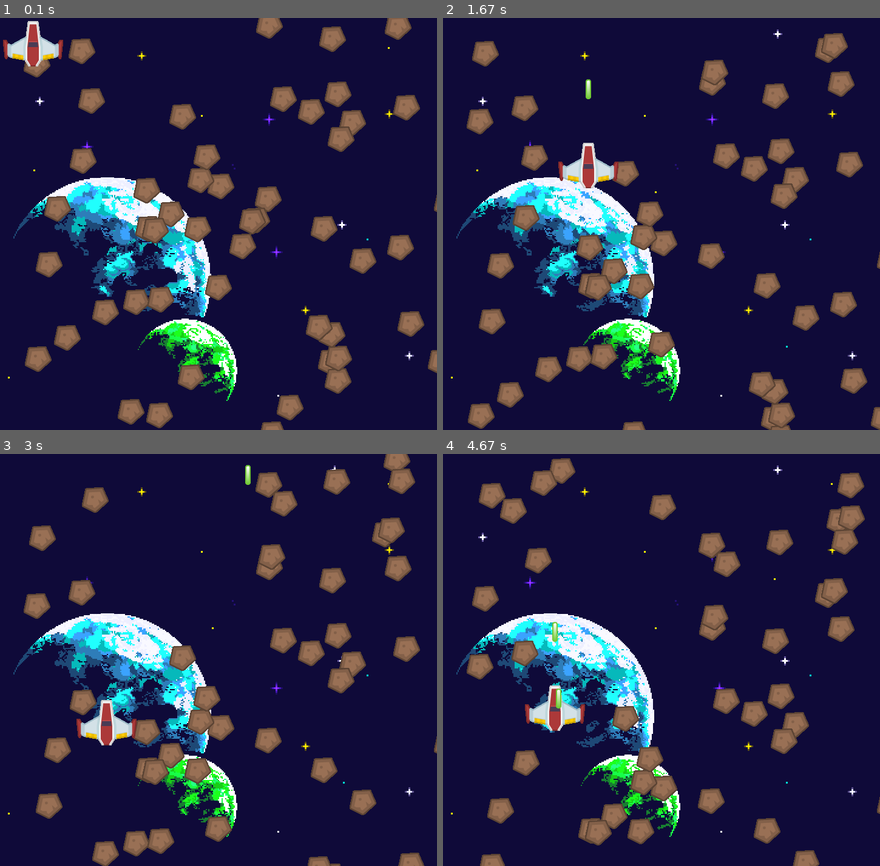
Above: before the commit, frames 1-4 (two rows, left to right).
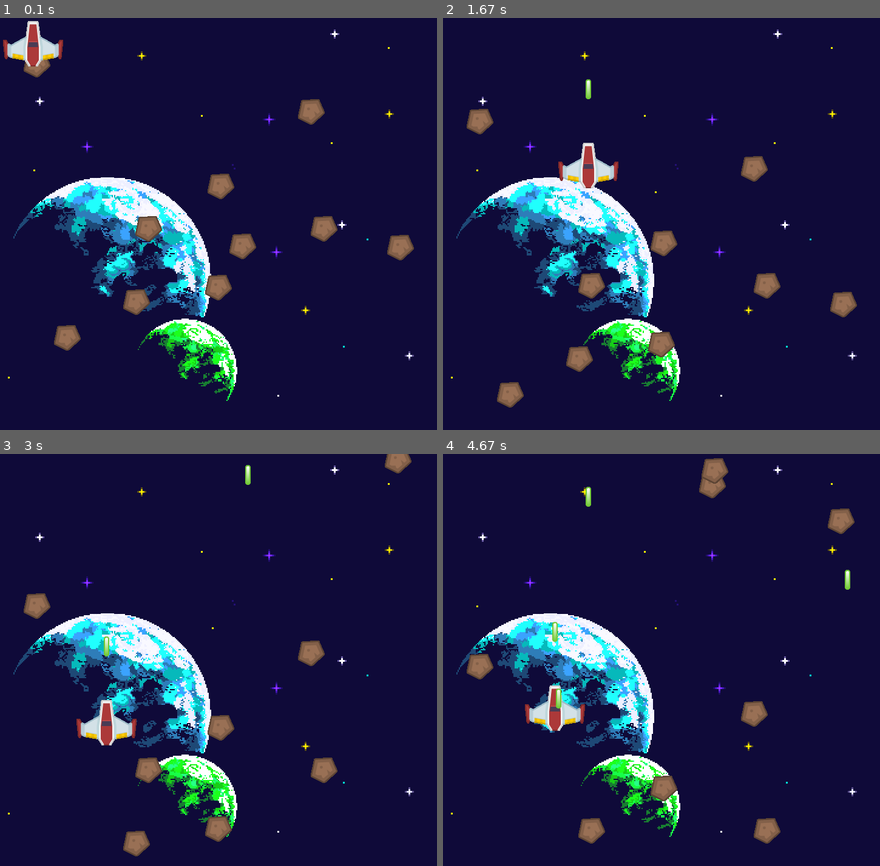
Above: after the commit, the same moments.

Repository: lingwey/juego-de-destruir-meteoros-en-pygame
Game: pygame game, started from destruir meteoritos.py
Two runs of this game, one before a commit and one after it. Both use one fixed random seed, a clock stepped at 60 frames per second and the inputs below.
Inputs (mouse positions are in pixels of both pictures, inside the frame that each line leads up to):
- Up to frame 1 (0.1 s): no input
- Up to frame 2 (1.67 s): click (665, 252) at 0.38 s; tap Enter at 0.67 s; click (547, 71) at 1.05 s; click (556, 141) at 1.38 s
- Up to frame 3 (3 s): click (218, 709) at 1.72 s; click (157, 573) at 2.05 s; click (371, 767) at 2.38 s; click (78, 701) at 2.72 s
- Up to frame 4 (4.67 s): click (534, 581) at 3.05 s; click (556, 734) at 3.38 s; click (818, 754) at 3.72 s; click (530, 812) at 4.05 s; click (526, 684) at 4.38 s

The runs differ from the first frame. In frame 1, 9.8% of the frame differs, in the area x 5-100%, y 0-100%; in frame 2, 9.0%; in frame 3, 8.8%; in frame 4, 9.6%.

Commit message:
intento de reinicio y siguiente nivel

Diff:
--- a/destruir meteoritos.py
+++ b/destruir meteoritos.py
@@ -46,10 +46,11 @@
 #crea la clase juego
 class juego (object):
     def __init__ (self, sonidoLaser, imagenDeFondo):
+        self.gameOver = False
         self.puntaje = 0
         self.meteoroLista = pygame.sprite.Group()
         self.totalListaImagenes = pygame.sprite.Group()
-        self.cantidadMeteoros = 50
+        self.cantidadMeteoros = 10
         self.lasersLista = pygame.sprite.Group()
 
 
@@ -65,6 +66,12 @@
         self.fondo = pygame.image.load(imagenDeFondo).convert()
         self.sonido = sonidoLaser
 
+    def reset(self):
+        self.meteoroLista.empty()
+        self.totalListaImagenes.empty()
+        self.lasersLista.empty()
+        self.gameOver = False
+
     def process_events (self):
         for event in pygame.event.get():
             if event.type == pygame.QUIT:
@@ -78,20 +85,31 @@
                 self.totalListaImagenes.add(disparo)
                 self.lasersLista.add(disparo)
                 self.sonido.play()
+            if event.type == pygame.KEYDOWN:
+                if event.key == pygame.K_RETURN:
+                    if self.gameOver:
+                        self.reset()
+                        print("siguiente nivel")
+
         return False
 
     def run_logic (self):
-        self.totalListaImagenes.update()
-        for disparo in self.lasersLista:
-            meteoroHitLista = pygame.sprite.spritecollide(disparo, self.meteoroLista, True)
-            for meteoro in meteoroHitLista:
-                self.totalListaImagenes.remove(disparo)
-                self.lasersLista.remove(disparo)
-                self.puntaje += 1
-                print (self.puntaje)
-            if disparo.rect.y < -10 :
-                self.totalListaImagenes.remove(disparo)
-                self.lasersLista.remove(disparo)
+        if not self.gameOver:
+            self.totalListaImagenes.update()
+            for disparo in self.lasersLista:
+                meteoroHitLista = pygame.sprite.spritecollide(disparo, self.meteoroLista, True)
+                for meteoro in meteoroHitLista:
+                    self.totalListaImagenes.remove(disparo)
+                    self.lasersLista.remove(disparo)
+                    self.puntaje += 1
+                    print (self.puntaje)
+                if disparo.rect.y < -10 :
+                    self.totalListaImagenes.remove(disparo)
+                    self.lasersLista.remove(disparo)
+                if len(self.meteoroLista) == 0:
+                    self.gameOver = True
+                    print("game over")
+                    self.cantidadMeteoros += 5
 
     def display_frame (self,ventana):
         ventana.blit(self.fondo,[0,0])
